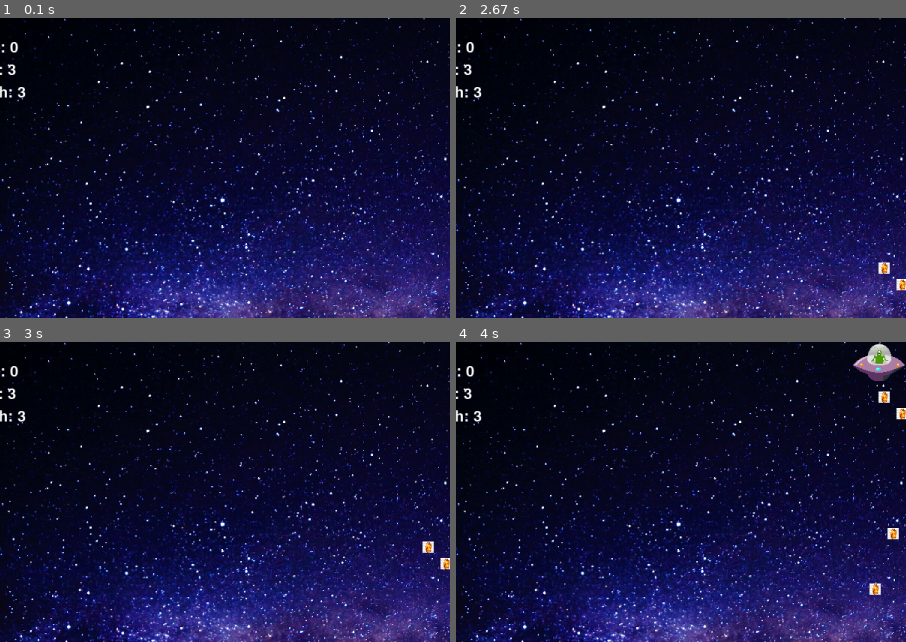
Above: before the commit, frames 1-4 (two rows, left to right).
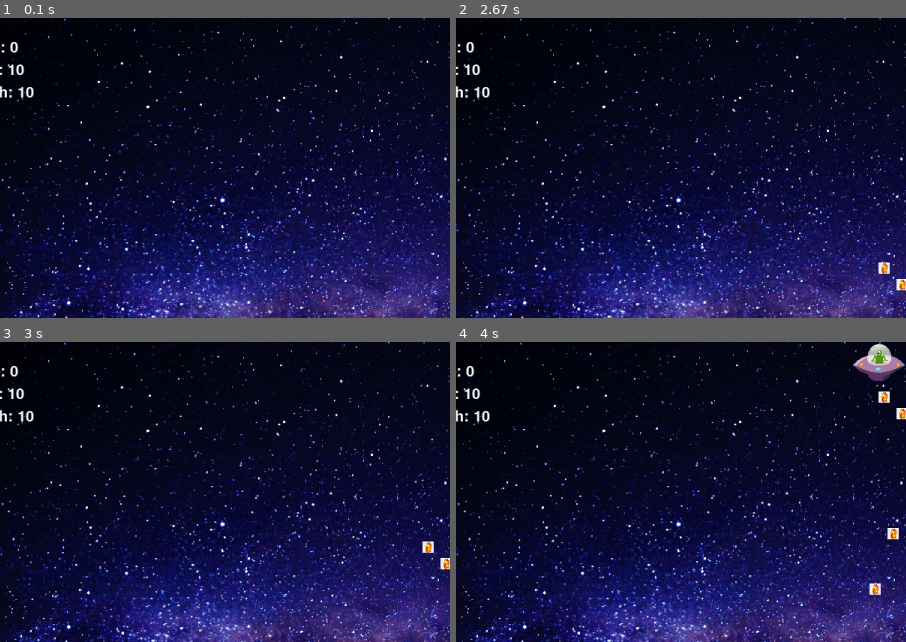
Above: after the commit, the same moments.

Repository: Pavel-Bylkov/shuter_pygame
Game: pygame game, started from game2.py
The game is run twice, just before and just after one commit, with the same random seed, the same clock (stepped at 60 frames per second) and the same inputs.
Inputs:
- Up to frame 1 (0.1 s): no input
- Up to frame 2 (2.67 s): hold D 0.33-0.8 s; hold W 0.83-1.13 s; tap Space at 0.9, 1.23, 1.53, 1.73, 2.03, 2.3, 2.63 s; hold D 1.17-1.63 s; hold A 1.67-2.2 s; hold S 2.23-2.53 s; hold A from 2.57 s (still down)
- Up to frame 3 (3 s): release A at 2.97 s
- Up to frame 4 (4 s): hold W 3-3.37 s; tap Space at 3.07, 3.47, 3.77 s; hold D from 3.4 s (still down)
The pictures show only the part of the screen within x 6-56%, y 0-50%; the shares and areas given below are measured in that part.

The runs differ from the first frame. In frame 1, 0.2% of the frame differs, in the area x 1-8%, y 15-27%; in frame 2, 0.2%; in frame 3, 0.2%; in frame 4, 0.2%.

Commit message:
add todo

Diff:
--- a/game2.py
+++ b/game2.py
@@ -3,9 +3,11 @@
 import time
 
 # todo Добавить режимы игр
-#ToDo make it so that when rocket and ufo interact the ufo
+# ToDo make it so that when rocket and ufo interact the ufo
 # disappears and u get point not u lose game
-# todo add different gun by power
+# todo add give many and pay upgrades
+# todo add levels and boss
+# todo diff enemys and boss
 
 FPS = 20
 # запускаем инициализацию pygame - настройка на наше железо
@@ -82,8 +84,8 @@
         super().__init__(x=x, y=y, speed=speed, img=img_hero)
         self.bullets = pg.sprite.Group()
         self.reload = time.time()
-        self.health = 3
-        self.health_display = Text(x=20, y=90, text="Health: 3", font_size=30)
+        self.health = 10
+        self.health_display = Text(x=20, y=90, text="Health: 10", font_size=30)
         self.cur_weapon = 1
         # 1 - blaster, 2 - fireball
 
@@ -224,7 +226,7 @@
 score = 0
 
 lives_display = Text(x=20, y=60, text="Lives: 3", font_size=30)
-lives = 3
+lives = 10
 
 # чтобы работала группа, необходимо наследоваться от pg.sprite.Sprite
 monsters = pg.sprite.Group()
